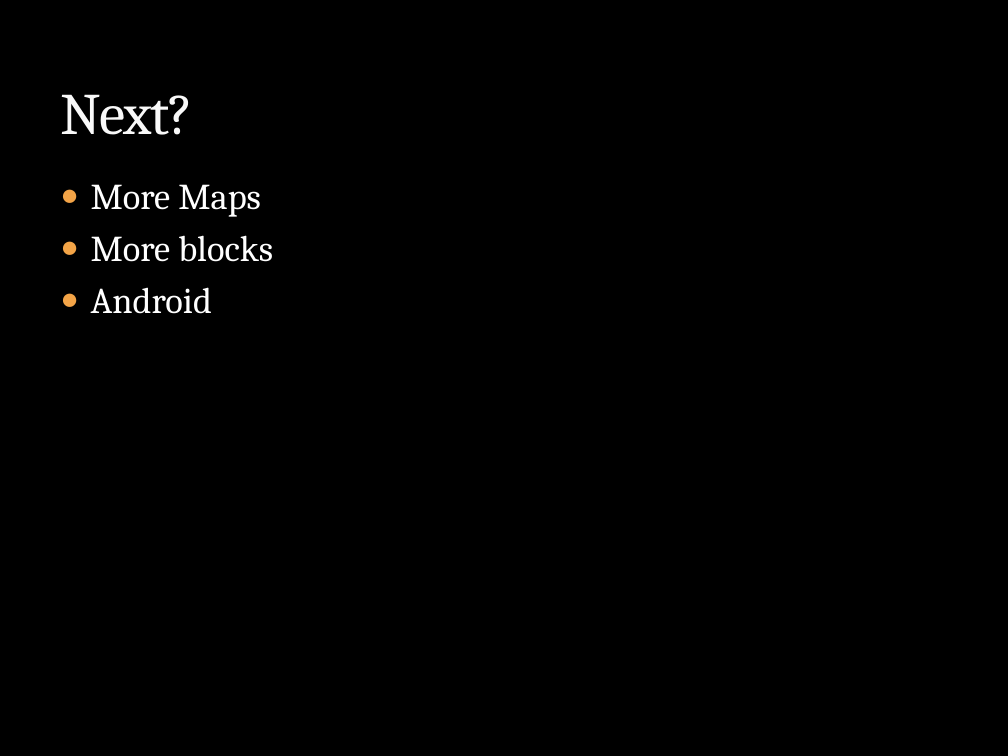
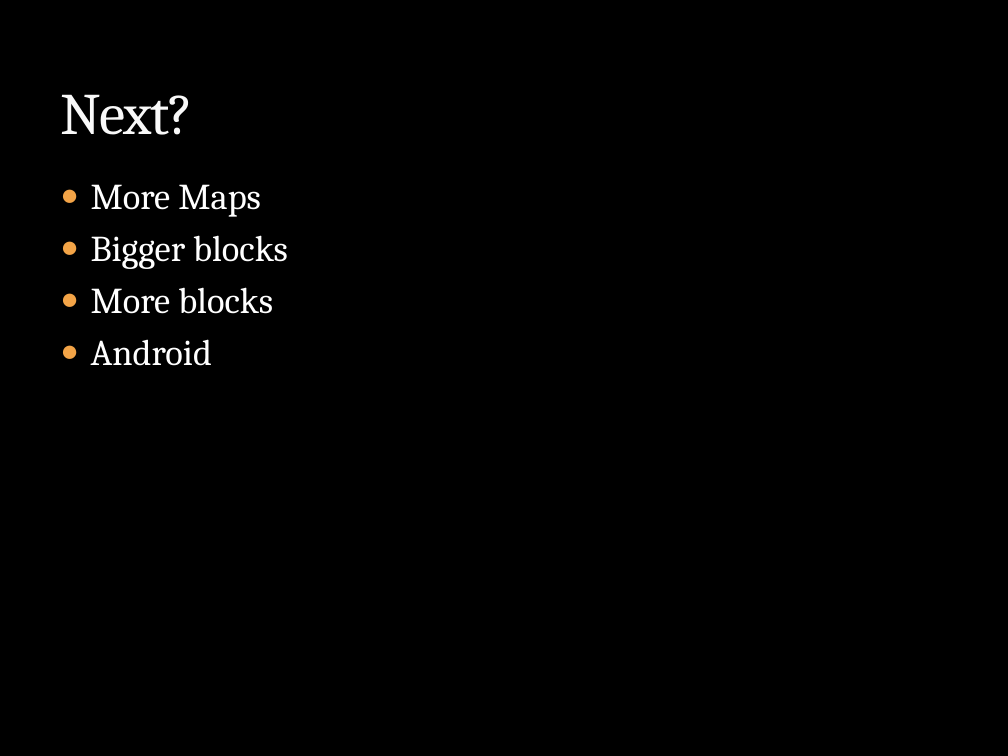
Before and after one commit to dwinings/Grow, a slide deck: slide 8 of CS325 Final Presentation Outline.pptx (slide 7 before the commit). Drawn at 1008x756 pixels with LibreOffice and Linux fonts; fonts in the diff are those of the drawing; background and template pictures are left out. Boxes give left, top, right and bottom in pixels: in the first picture for what was removed or moved away, otherwise in the second. Text is boxed around its words. In the diff, an @@ line names an element or a change of style, - is before the commit and + after.

```diff
--- a/CS325 Final Presentation Outline.pptx
+++ b/CS325 Final Presentation Outline.pptx
@@ text at bbox=[91, 235, 288, 269]: paragraph added @@
+● Bigger blocks
```
Also in this commit, not shown: 2 slides added, 1 slide removed.
